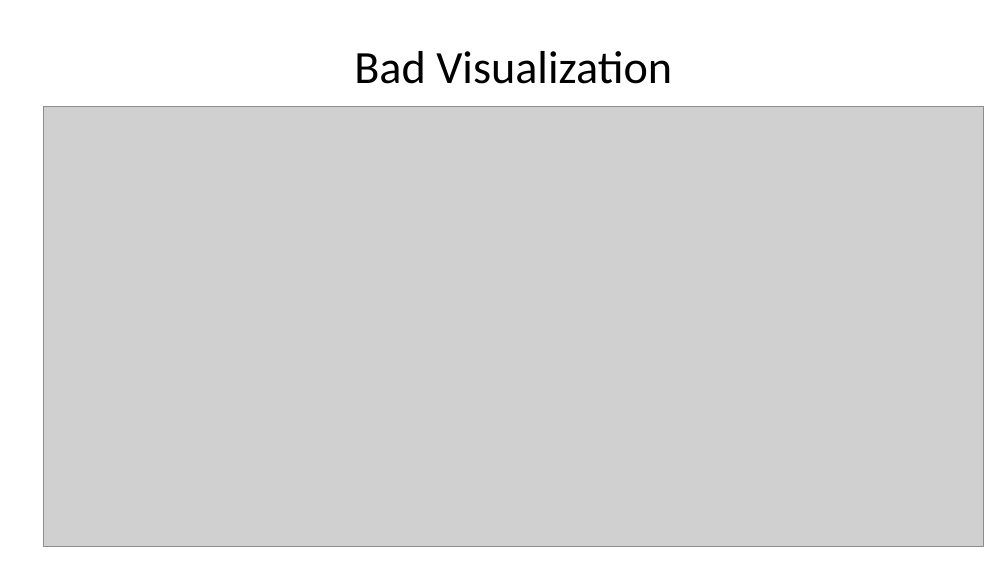
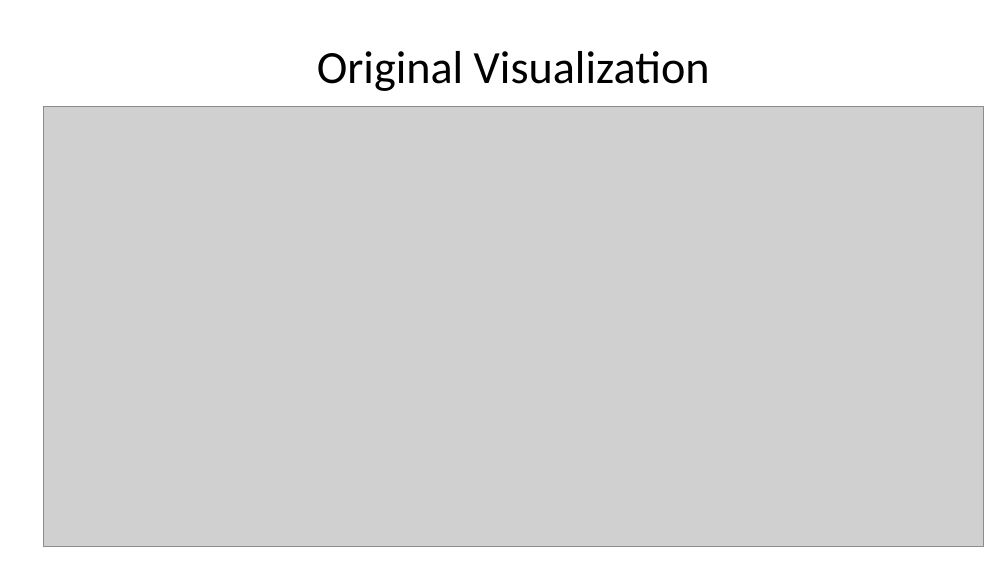
Before and after one commit to bea3/sma-spring2017, a slide deck: slide 3 of Module_12/powerpoint.pptx (slide 2 before the commit). Drawn at 1008x567 pixels with LibreOffice and Linux fonts; fonts in the diff are those of the drawing; grey boxes stand for pictures. Boxes give left, top, right and bottom in pixels: in the first picture for what was removed or moved away, otherwise in the second. Text is boxed around its words. In the diff, an @@ line names an element or a change of style, - is before the commit and + after.

```diff
--- a/Module_12/powerpoint.pptx
+++ b/Module_12/powerpoint.pptx
@@ title at box(317, 51, 710, 91): text changed @@
-Bad Visualization
+Original Visualization
```
Also in this commit, not shown: 5 slides added, 2 slides removed, 9 other files.
